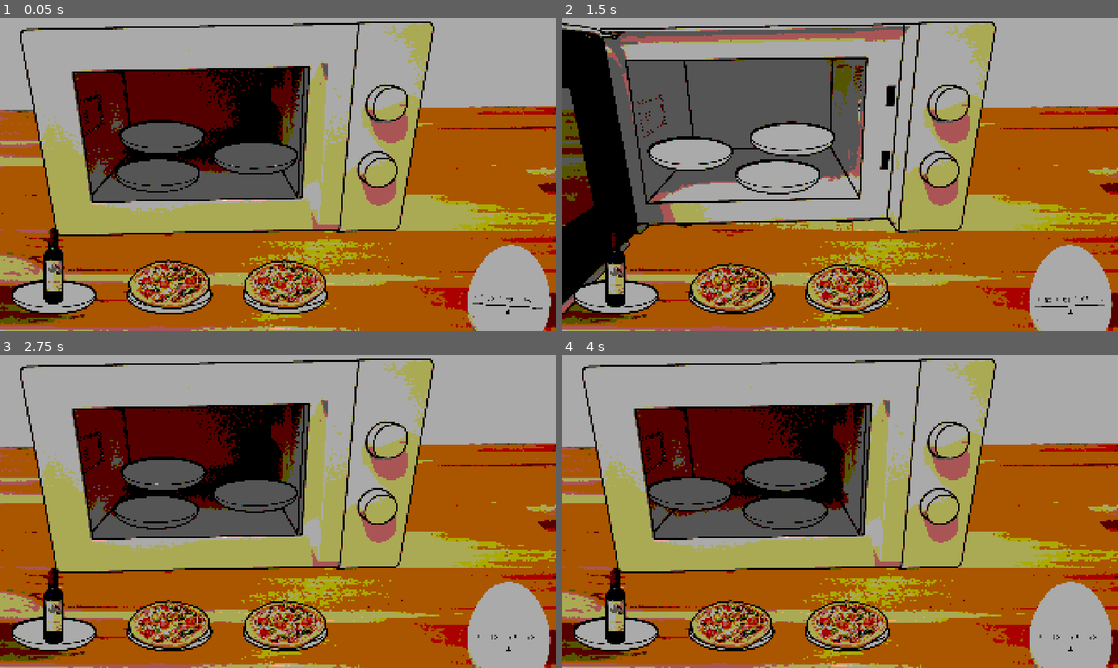
Above: before the commit, frames 1-4 (two rows, left to right).
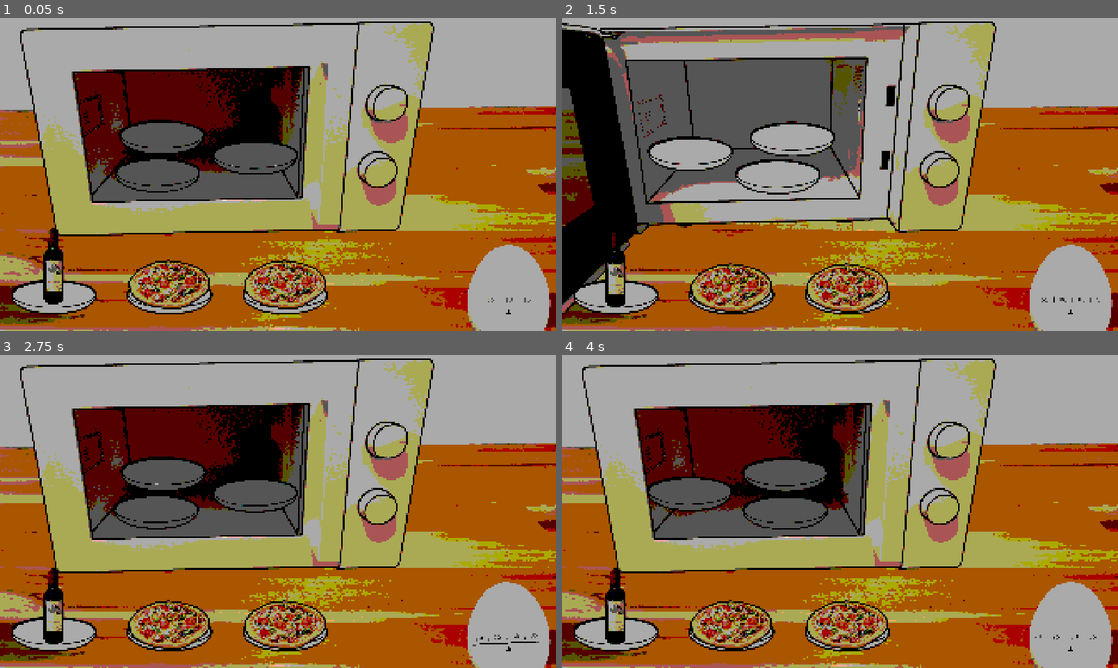
Above: after the commit, the same moments.

Repository: AnJ95/gmtk-2026
Game: Godot game, scene res://main/Main.tscn
Same seed, same stepped clock (60 frames per second), same inputs: the game is played once before the commit and once after it.
Inputs (mouse positions are in pixels of both pictures, inside the frame that each line leads up to):
- Up to frame 1 (0.05 s): no input
- Up to frame 2 (1.5 s): drag from (756, 130) to (617, 296) at 0.52 s; drag from (728, 190) to (784, 136) at 1.27 s
- Up to frame 3 (2.75 s): move the mouse to (333, 442) at 2.02 s; click (333, 442) at 2.17 s
- Up to frame 4 (4 s): drag from (812, 574) to (723, 473) at 2.77 s; move the mouse to (1006, 558) at 3.52 s; click (1006, 558) at 3.67 s

The runs differ from the first frame. In frame 1, 0.2% of the frame differs, in the area x 84-100%, y 72-100%; in frame 2, 0.2%; in frame 3, 0.2%; in frame 4, less than 0.1%.

Commit message:
Wire LevelManager to Timer

Diff:
--- a/main/Main.tscn
+++ b/main/Main.tscn
@@ -50,3 +50,4 @@
 
 [connection signal="level_start" from="LevelManager" to="Microwave" method="_on_level_manager_level_start"]
 [connection signal="level_start" from="LevelManager" to="Shelf" method="_on_level_manager_level_start"]
+[connection signal="level_start" from="LevelManager" to="Timer" method="_on_level_manager_level_start"]
--- a/timer/timer.gd
+++ b/timer/timer.gd
@@ -1,6 +1,4 @@
 extends Sprite2D
-
-@export var level_time: int = 20
 
 @export_category("Sound")
 @export var ticks: Array[AudioStream]
@@ -8,10 +6,6 @@
 var time: float = 0
 var tick_counter: int = 0
 var is_counting: bool = true
-
-func _ready() -> void:
-	tick()
-	set_timer(level_time)
 
 func set_timer(t: int):
 	var tween = create_tween()
@@ -31,3 +25,6 @@
 
 	if is_counting and time >= 0:
 		time -= delta
+
+func _on_level_manager_level_start(level: Level) -> void:
+	set_timer(level.total_time)
--- a/timer/timer.tscn
+++ b/timer/timer.tscn
@@ -38,7 +38,7 @@
 
 [sub_resource type="Animation" id="Animation_2w1p8"]
 resource_name = "shake"
-length = 0.19999999999999998
+length = 0.2
 tracks/0/type = "value"
 tracks/0/imported = false
 tracks/0/enabled = true
